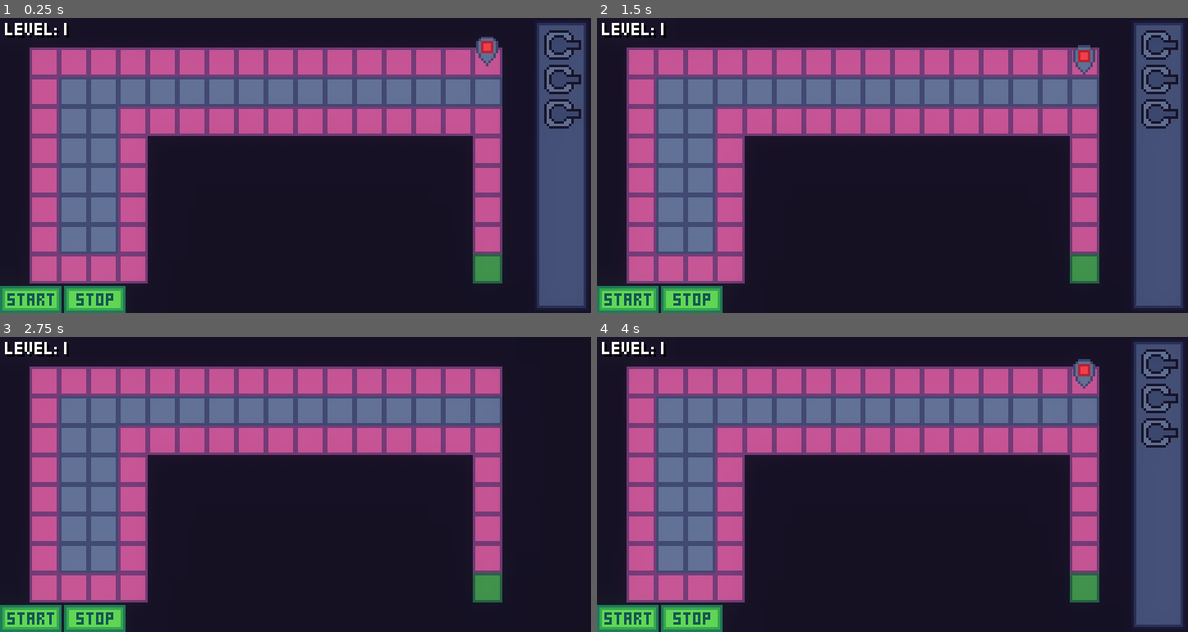
Above: before the commit, frames 1-4 (two rows, left to right).
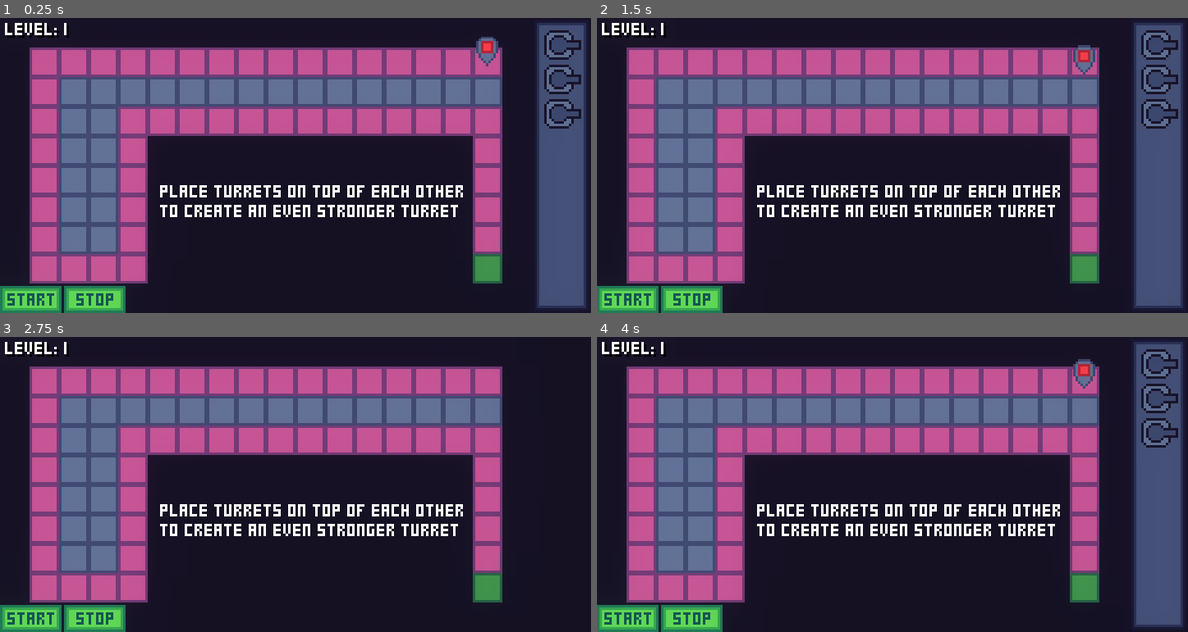
Above: after the commit, the same moments.

Repository: mariothedog/brackeys-game-jam
Game: Godot game, scene res://levels/level2.tscn
Same seed, same stepped clock (60 frames per second), same inputs: the game is played once before the commit and once after it. This scene is started directly instead of the project's main scene.
Inputs (mouse positions are in pixels of both pictures, inside the frame that each line leads up to):
- Up to frame 1 (0.25 s): no input
- Up to frame 2 (1.5 s): click (626, 298) at 0.5 s; click (691, 298) at 1.25 s
- Up to frame 3 (2.75 s): click (29, 617) at 2 s
- Up to frame 4 (4 s): click (691, 617) at 2.75 s; click (1158, 363) at 3.5 s

The runs differ from the first frame. In frame 1, 2.0% of the frame differs, in the area x 27-79%, y 56-68%; in frame 2, 2.0%; in frame 3, 2.0%; in frame 4, 2.0%.

Commit message:
Add tutorial text to level 2

Diff:
--- a/src/levels/level1.tscn
+++ b/src/levels/level1.tscn
@@ -9,7 +9,7 @@
 [ext_resource path="res://levels/tilemap.gd" type="Script" id=7]
 [ext_resource path="res://scripts/screen_shake.gd" type="Script" id=8]
 [ext_resource path="res://ui/hud/inventory/background.png" type="Texture" id=9]
-[ext_resource path="res://ui/fonts/wendy.ttf" type="DynamicFontData" id=10]
+[ext_resource path="res://ui/fonts/wendy.tres" type="DynamicFont" id=10]
 
 [sub_resource type="Environment" id=1]
 background_mode = 4
@@ -22,10 +22,6 @@
 glow_hdr_threshold = 0.0
 adjustment_enabled = true
 adjustment_contrast = 1.06
-
-[sub_resource type="DynamicFont" id=2]
-size = 10
-font_data = ExtResource( 10 )
 
 [node name="Level1" type="Node2D"]
 script = ExtResource( 6 )
@@ -100,7 +96,7 @@
 margin_top = 54.0
 margin_right = 178.0
 margin_bottom = 68.0
-custom_fonts/font = SubResource( 2 )
+custom_fonts/font = ExtResource( 10 )
 text = "Drag and drop turrets to place them"
 __meta__ = {
 "_edit_use_anchors_": false
--- a/src/levels/level2.tscn
+++ b/src/levels/level2.tscn
@@ -9,6 +9,7 @@
 [ext_resource path="res://levels/tilemap.gd" type="Script" id=7]
 [ext_resource path="res://scripts/screen_shake.gd" type="Script" id=8]
 [ext_resource path="res://ui/hud/inventory/background.png" type="Texture" id=9]
+[ext_resource path="res://ui/fonts/wendy.tres" type="DynamicFont" id=10]
 
 [sub_resource type="Environment" id=1]
 background_mode = 4
@@ -89,6 +90,20 @@
 
 [node name="EnemySpawn" type="Timer" parent="."]
 one_shot = true
+
+[node name="Tutorial" type="CanvasLayer" parent="."]
+
+[node name="Label" type="Label" parent="Tutorial"]
+margin_left = 65.0
+margin_top = 66.0
+margin_right = 191.0
+margin_bottom = 99.0
+custom_fonts/font = ExtResource( 10 )
+text = "Place turrets on top of each other
+to create an even stronger turret"
+__meta__ = {
+"_edit_use_anchors_": false
+}
 [connection signal="hit" from="Base" to="." method="_on_Base_hit"]
 [connection signal="draggable_turret_button_down" from="Inventory" to="." method="_on_Inventory_draggable_turret_button_down"]
 [connection signal="draggable_turret_button_up" from="Inventory" to="." method="_on_Inventory_draggable_turret_button_up"]
--- /dev/null
+++ b/src/ui/fonts/wendy.tres
@@ -0,0 +1,8 @@
+[gd_resource type="DynamicFont" load_steps=2 format=2]
+
+[ext_resource path="res://ui/fonts/wendy.ttf" type="DynamicFontData" id=1]
+
+[resource]
+size = 10
+extra_spacing_bottom = -4
+font_data = ExtResource( 1 )
--- a/src/ui/hud/hud.tscn
+++ b/src/ui/hud/hud.tscn
@@ -7,11 +7,7 @@
 [ext_resource path="res://ui/hud/start/start_pressed.png" type="Texture" id=5]
 [ext_resource path="res://ui/hud/stop/stop_normal.png" type="Texture" id=6]
 [ext_resource path="res://ui/hud/stop/stop_hover.png" type="Texture" id=7]
-[ext_resource path="res://ui/fonts/wendy.ttf" type="DynamicFontData" id=8]
-
-[sub_resource type="DynamicFont" id=1]
-size = 10
-font_data = ExtResource( 8 )
+[ext_resource path="res://ui/fonts/wendy.tres" type="DynamicFont" id=8]
 
 [node name="HUD" type="CanvasLayer"]
 script = ExtResource( 2 )
@@ -27,6 +23,7 @@
 [node name="LevelMargin" type="MarginContainer" parent="Control"]
 margin_right = 28.0
 margin_bottom = 8.0
+custom_constants/margin_top = -3
 custom_constants/margin_left = 2
 __meta__ = {
 "_edit_use_anchors_": false
@@ -35,8 +32,8 @@
 [node name="Level" type="Label" parent="Control/LevelMargin"]
 margin_left = 2.0
 margin_right = 29.0
-margin_bottom = 9.0
-custom_fonts/font = SubResource( 1 )
+margin_bottom = 5.0
+custom_fonts/font = ExtResource( 8 )
 custom_colors/font_color_shadow = Color( 0, 0, 0, 1 )
 text = "Level: 1"
 __meta__ = {
Not shown: 1 places in src/levels/level1.tscn that only renumber resources
Not shown: 1 places in src/levels/level2.tscn that only renumber resources
Not shown: 1 places in src/ui/hud/hud.tscn that only renumber resources
